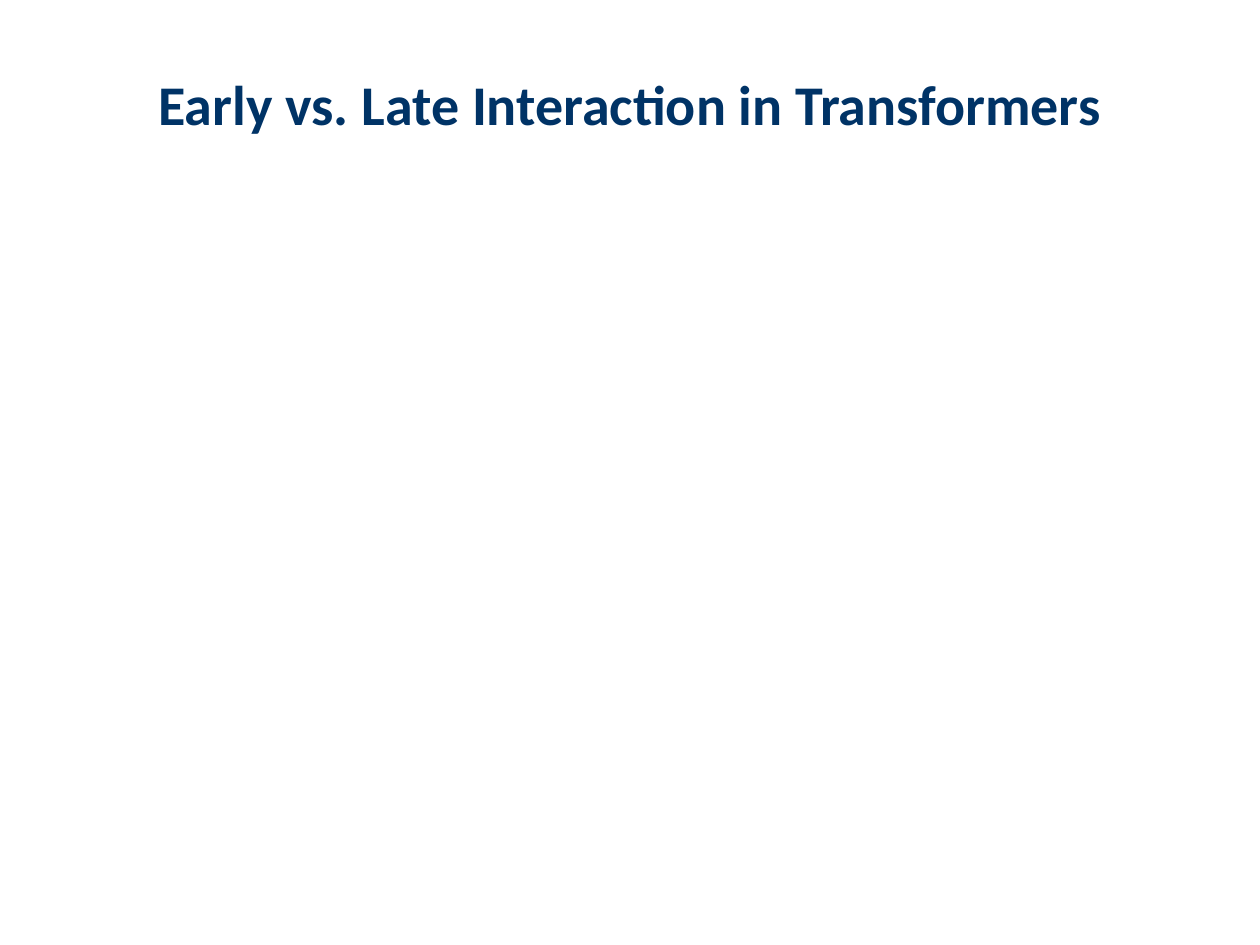
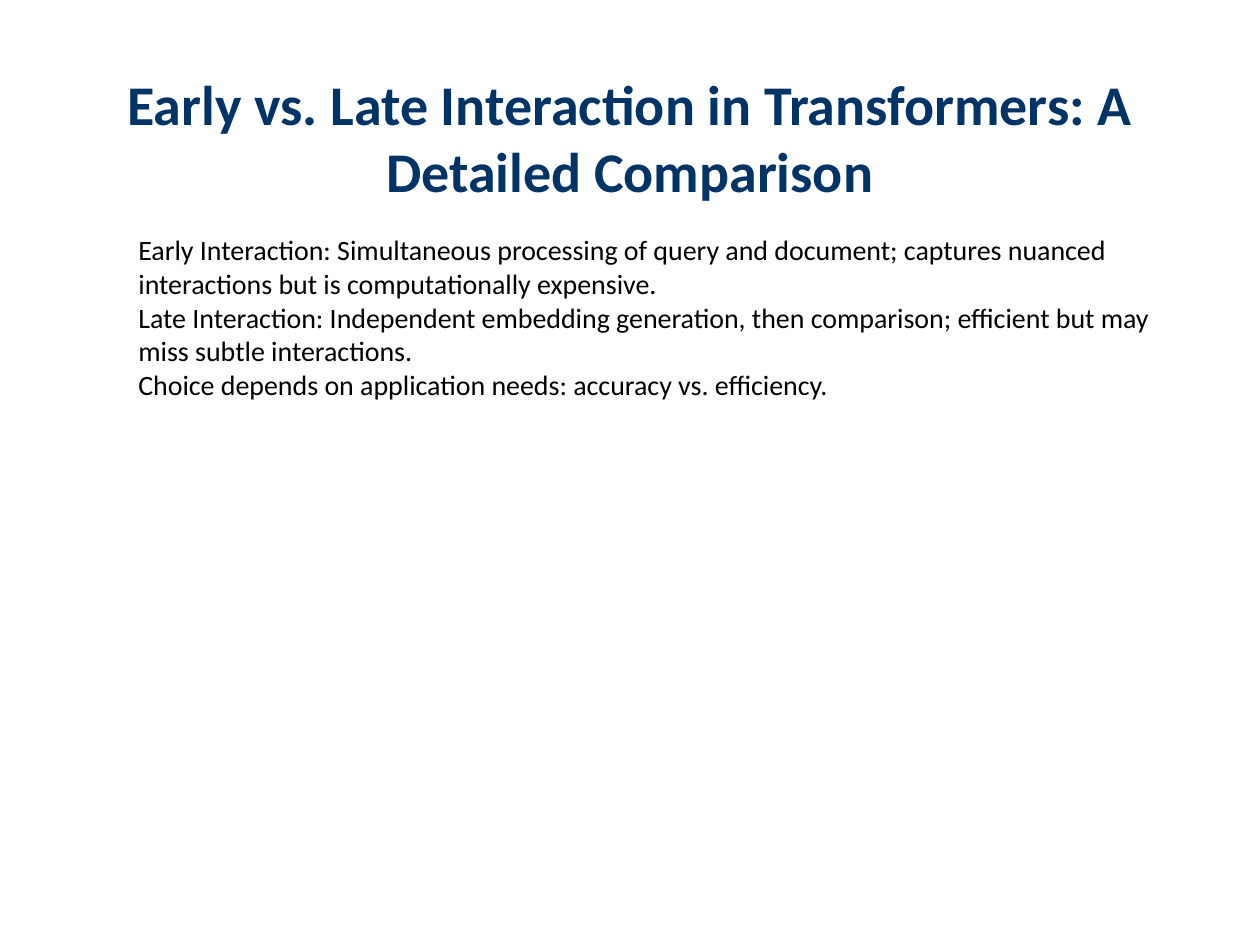
Before and after one commit to haadirakhangi/Edunexus, a slide deck: slide 21 of server-side/server/teacher/downloaded-presentations/Large Language Models/Colbert.pptx (slide 26 before the commit). Drawn at 1260x945 pixels with LibreOffice and Linux fonts; fonts in the diff are those of the drawing. Boxes give left, top, right and bottom in pixels: in the first picture for what was removed or moved away, otherwise in the second. Text is boxed around its words. In the diff, an @@ line names an element or a change of style, - is before the commit and + after.

```diff
--- a/server-side/server/teacher/downloaded-presentations/Large Language Models/Colbert.pptx
+++ b/server-side/server/teacher/downloaded-presentations/Large Language Models/Colbert.pptx
@@ text at (x1=127, y1=85, x2=1132, y2=201): text changed @@
-Early vs. Late Interaction in Transformers
+Early vs. Late Interaction in Transformers: A Detailed Comparison
@@ text added at (x1=138, y1=240, x2=1149, y2=400), 16 pt, text #000000 @@
+  Early Interaction: Simultaneous processing of query and document; captures nuanced interactions but is computationally expensive.
+  Late Interaction: Independent embedding generation, then comparison; efficient but may miss subtle interactions.
+  Choice depends on application needs: accuracy vs. efficiency.
```
Also in this commit, not shown: 16 other slides changed, 6 slides added, 20 slides removed, 1 other file.
